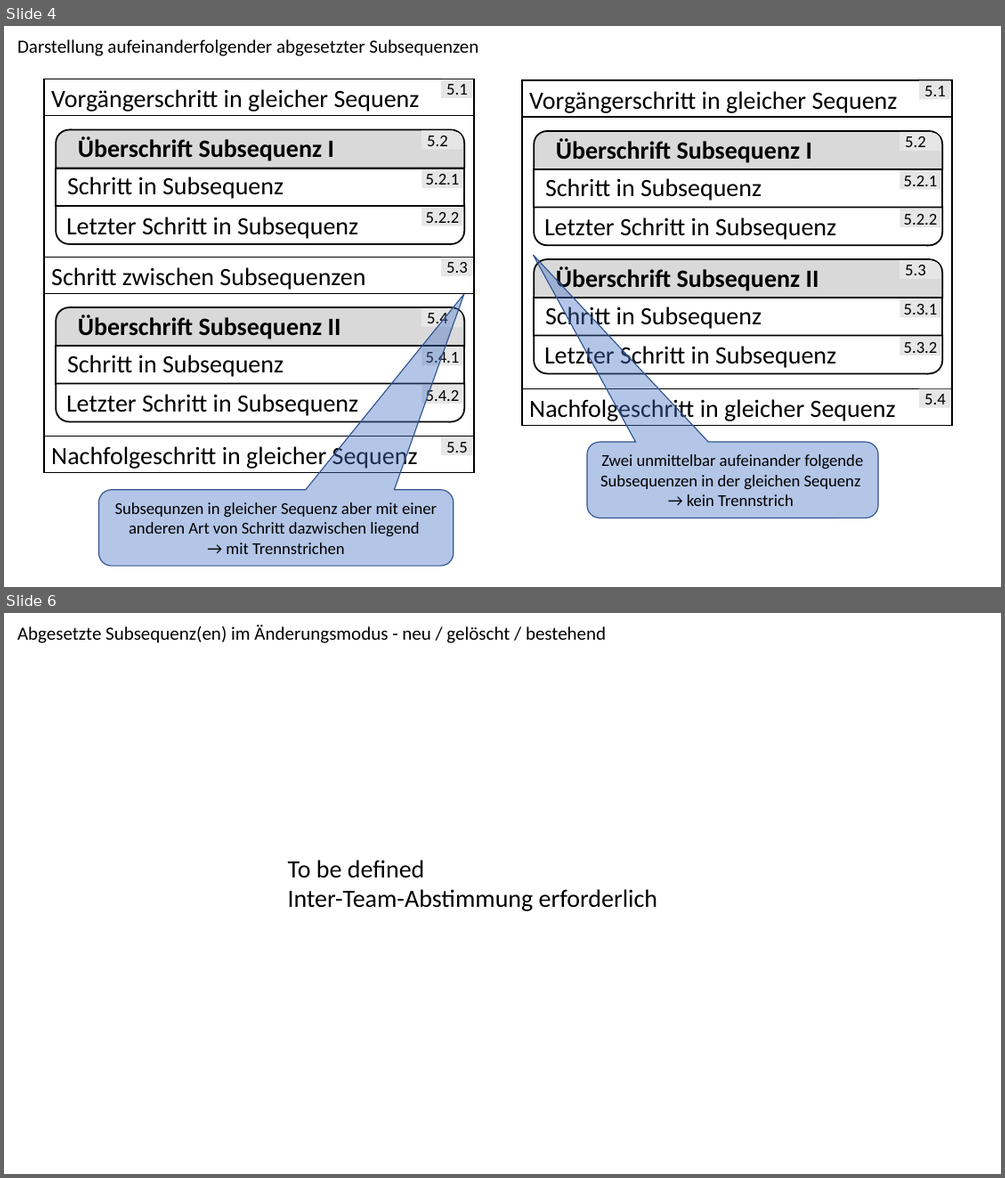
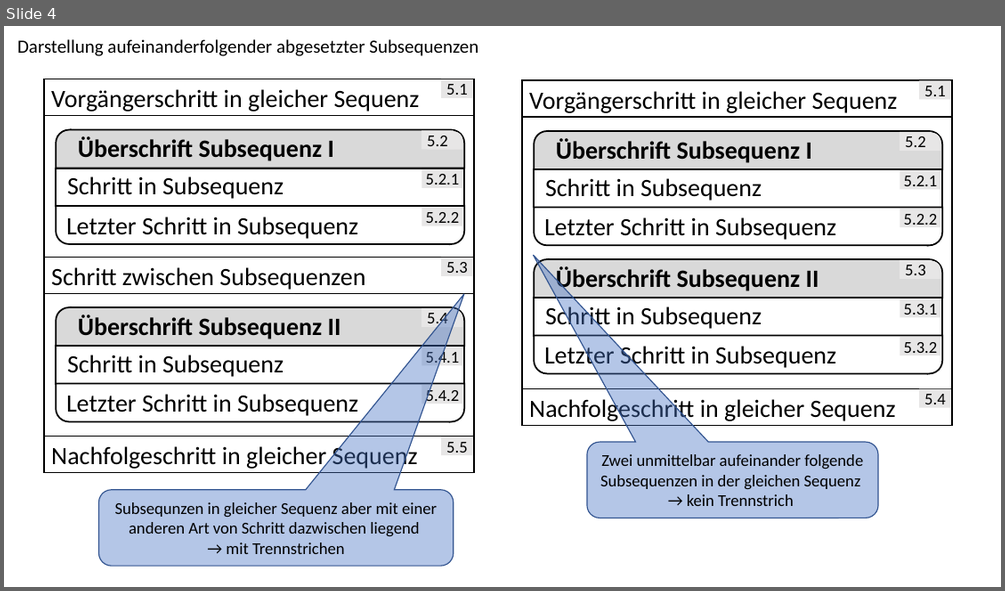
Before and after one commit to jlessner/specman, a slide deck: specifications/specman-layouts.pptx. Shown one above the other, each under a label of ours: slides 4 and 6 before the commit, slide 4 after it; the slides between them are not shown. The pictures are 1005x1178 and 1005x591 pixels, drawn with LibreOffice and Linux fonts; fonts in the diff are those of the drawing. Boxes give left, top, right and bottom in pixels: in the first picture for what was removed or moved away, otherwise in the second. Text is boxed around its words. In the diff, an @@ line names an element or a change of style, - is before the commit and + after.

```diff
--- a/specifications/specman-layouts.pptx
+++ b/specifications/specman-layouts.pptx
@@ slide 6 removed at (4, 613, 1001, 1174), background #FFFFFF @@
@@ text removed at (17, 625, 606, 643) @@
-Abgesetzte Subsequenz(en) im Änderungsmodus - neu / gelöscht / bestehend
@@ text removed at (288, 860, 657, 911) @@
-To be defined
-Inter-Team-Abstimmung erforderlich
```
Also in this commit, not shown: 3 slides changed, 13 slides added, 1 other file.
